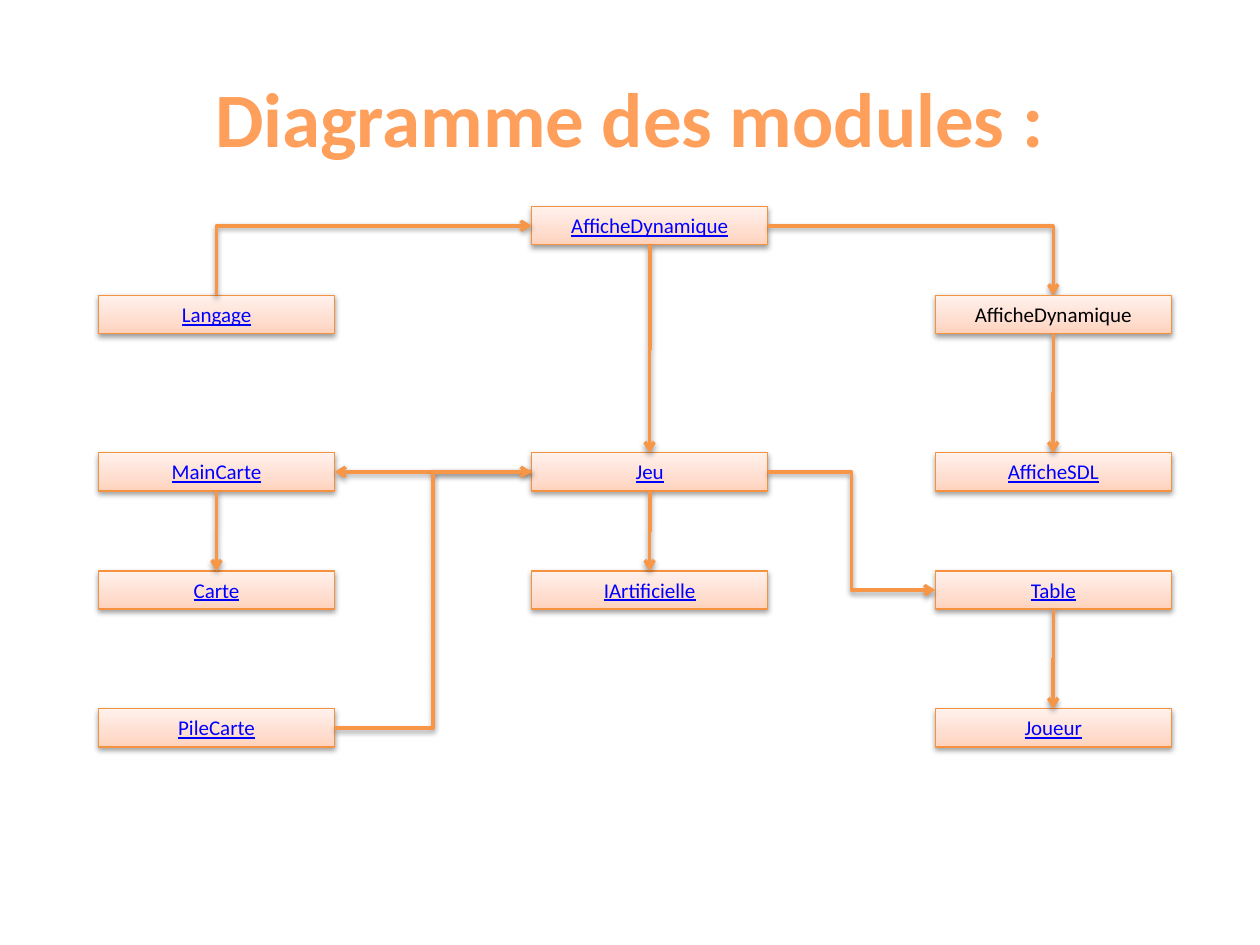
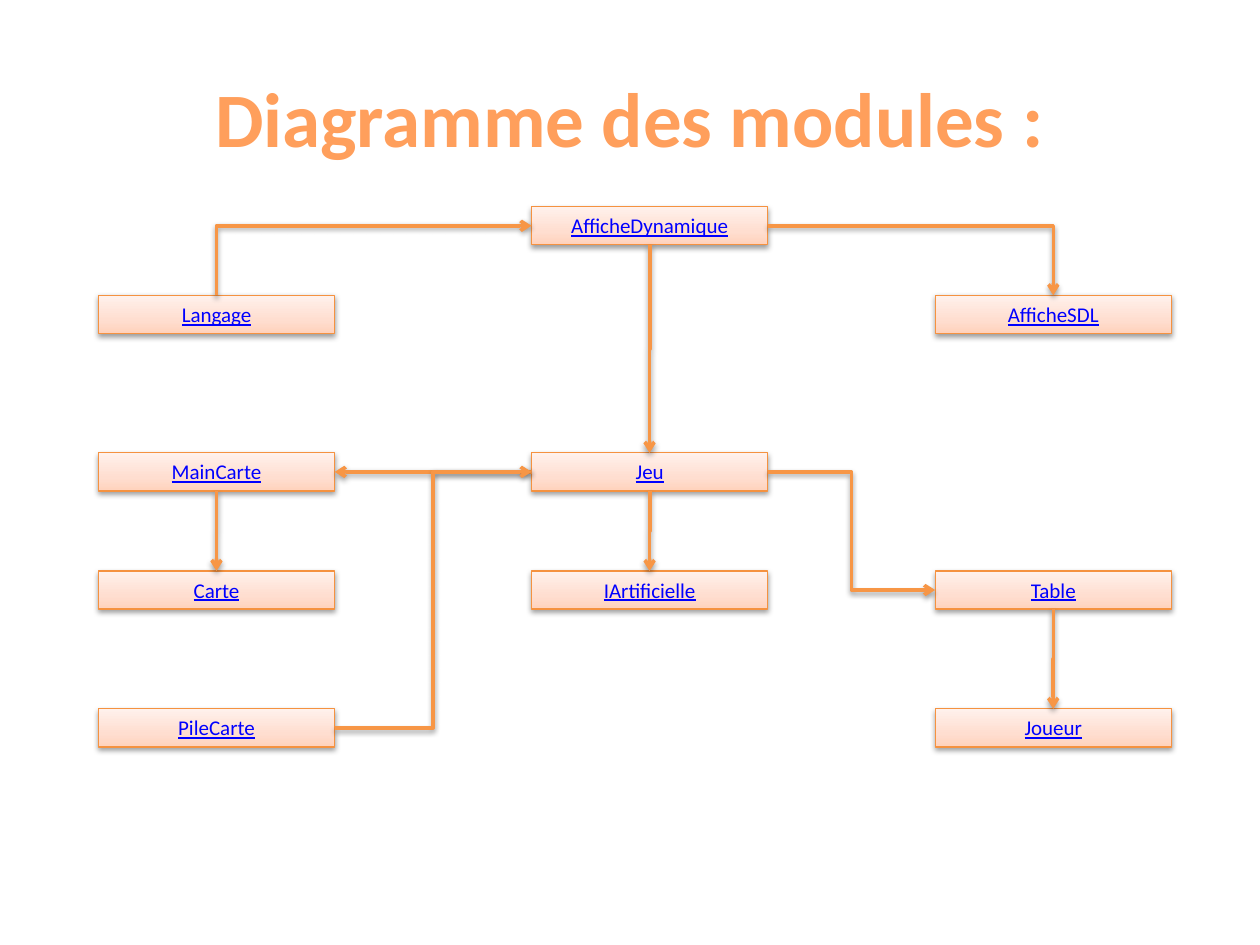
Before and after one commit to winbill/lifesevenpoker, a slide deck: slide 5 of Annexes/Presentation.pptx. Drawn at 1260x945 pixels with LibreOffice and Linux fonts; fonts in the diff are those of the drawing; background and template pictures are left out. Boxes give left, top, right and bottom in pixels: in the first picture for what was removed or moved away, otherwise in the second. Text is boxed around its words. In the diff, an @@ line names an element or a change of style, - is before the commit and + after.

Commit message:
maj Presentation.pptx

```diff
--- a/Annexes/Presentation.pptx
+++ b/Annexes/Presentation.pptx
@@ rectangle "AfficheSDL": place and size @@
-rectangle "AfficheSDL" at <box>935,452,1172,490</box>
+rectangle "AfficheSDL" at <box>935,295,1172,333</box>
@@ rectangle removed at <box>935,295,1172,333</box> @@
-AfficheDynamique
@@ elbow arrow removed from (1053, 334) to (1053, 452) @@
```
